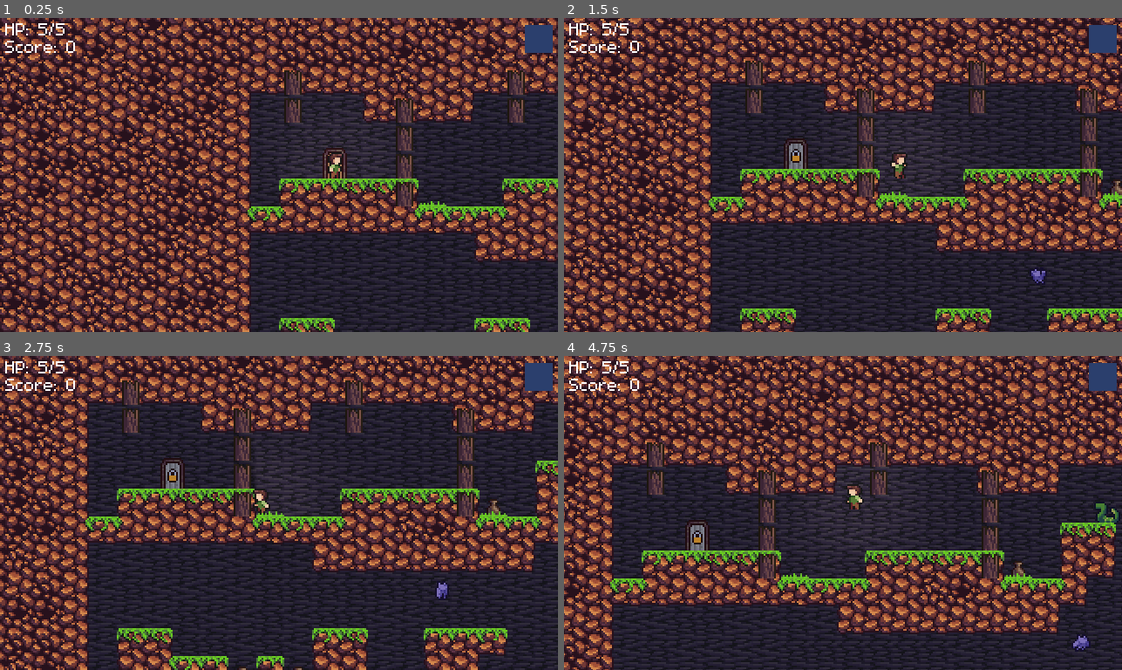
Above: before the commit, frames 1-4 (two rows, left to right).
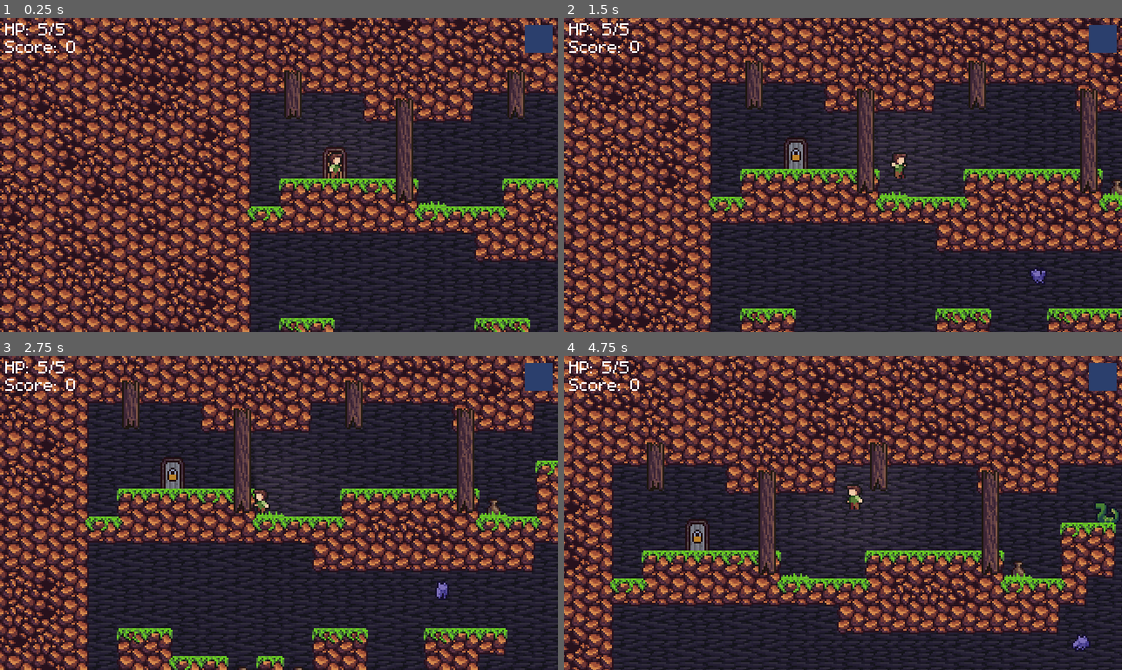
Above: after the commit, the same moments.

Repository: jasonrobwebster/Cave
Game: Godot game, scene res://scenes/Level1/Deep.tscn
The game is run twice, just before and just after one commit, with the same random seed, the same clock (stepped at 60 frames per second) and the same inputs. This scene is started directly instead of the project's main scene.
Inputs (mouse positions are in pixels of both pictures, inside the frame that each line leads up to):
- Up to frame 1 (0.25 s): no input
- Up to frame 2 (1.5 s): move the mouse to (965, 159) at 0.52 s; hold Space (interact) 0.53-1.28 s; hold Right (ui_right) from 0.53 s (still down); click (965, 159) at 0.67 s; tap W (jump) at 0.77 s; move the mouse to (731, 190) at 1.27 s; right-click (731, 190) at 1.35 s
- Up to frame 3 (2.75 s): tap W (jump) at 1.52 s; move the mouse to (334, 443) at 2.02 s; release Right (ui_right) at 2.03 s; hold Left (ui_left) from 2.03 s (still down); hold Shift (run) from 2.03 s (still down)
- Up to frame 4 (4.75 s): move the mouse to (815, 575) at 2.77 s; release Left (ui_left) at 2.78 s; release Shift (run) at 2.78 s; hold Right (ui_right) 2.78-4.28 s; click (815, 575) at 2.85 s; tap W (jump) at 3.02, 3.77, 4.52 s; move the mouse to (1010, 560) at 3.52 s; hold Space (interact) 3.53-4.28 s; move the mouse to (675, 465) at 4.27 s; hold Left (ui_left) from 4.28 s (still down); right-click (675, 465) at 4.35 s

The runs differ from the first frame. In frame 1, 17% of the frame differs, in the area x 0-100%, y 0-100%; in frame 2, 13%; in frame 3, 9.5%; in frame 4, 12%.

Commit message:
bug fixes and polish

Diff:
--- a/modular/RandomWalker.gd
+++ b/modular/RandomWalker.gd
@@ -79,6 +79,8 @@
 	_place_background()
 	_fill_empty()
 	emit_signal("tiles_placed")
+	for tm in _tilemaps:
+		_tilemaps[tm].update_bitmask_region()
 	_handle_objectspawn()
 	yield(get_tree().create_timer(0.5), "timeout")
 	emit_signal("level_finished")
--- a/project.godot
+++ b/project.godot
@@ -229,4 +229,5 @@
 
 [rendering]
 
+quality/2d/use_pixel_snap=true
 environment/default_environment="res://default_env.tres"
--- a/scenes/Level1/Parent.tscn
+++ b/scenes/Level1/Parent.tscn
@@ -11,6 +11,8 @@
 [ext_resource path="res://camera/Camera2D.tscn" type="PackedScene" id=10]
 [ext_resource path="res://modular/ObjectSpawner.gd" type="Script" id=11]
 [ext_resource path="res://modular/RandomWalker.gd" type="Script" id=12]
+
+
 
 [node name="Level" type="Node2D"]
 
